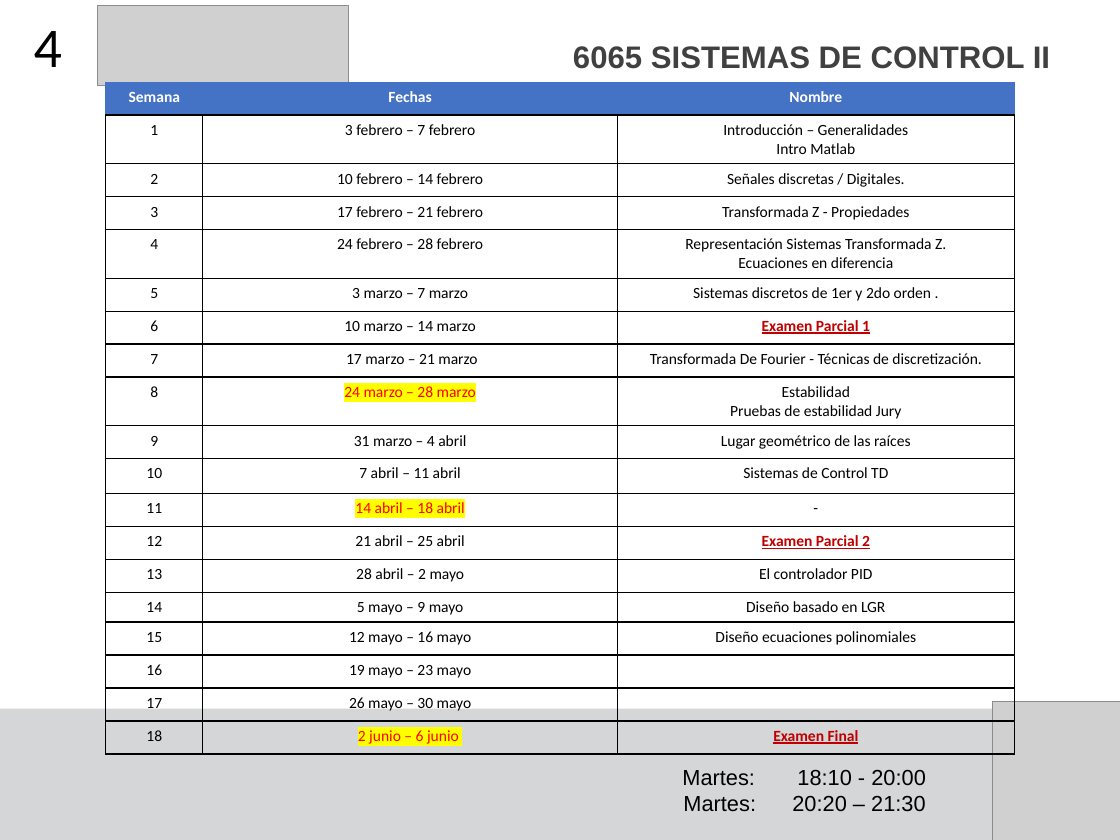
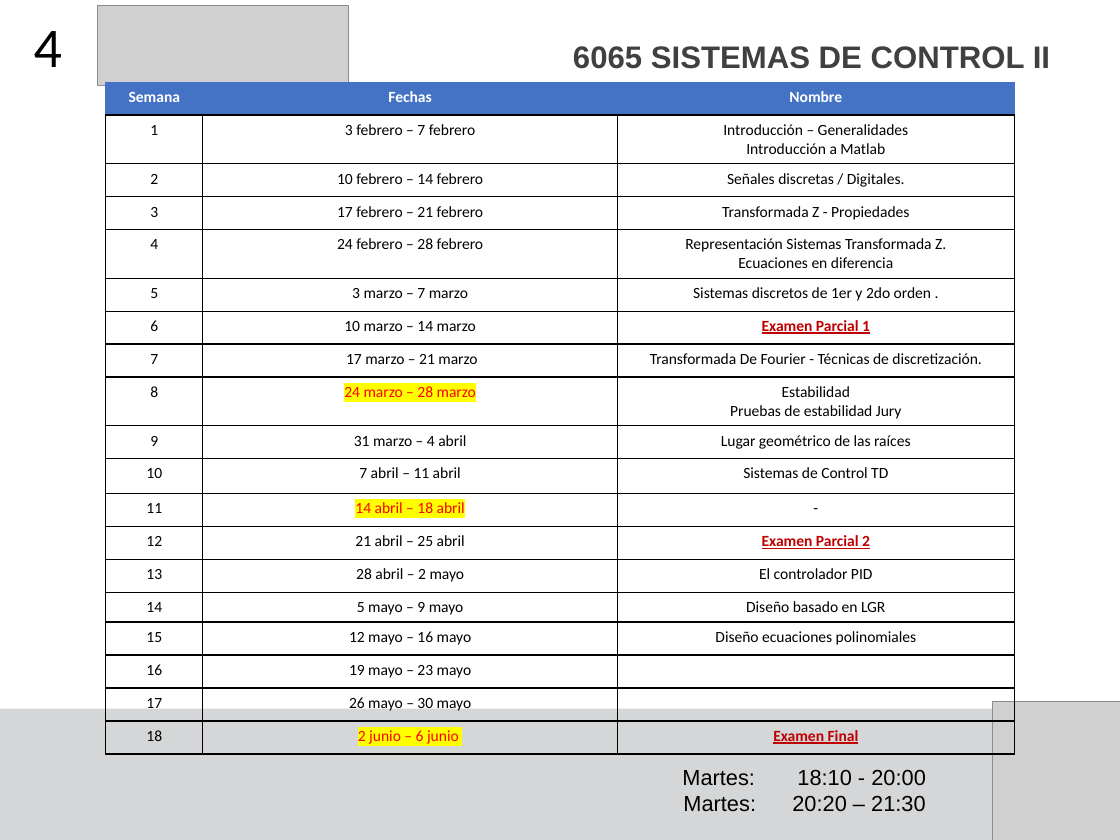
Before and after one commit to F4bian1012/Sistemas-de-Control-II---Ingenier-a-Mecatr-nica, a slide deck: slide 4 of Sesión_0/Introducción.pptx. Drawn at 1120x840 pixels with LibreOffice and Linux fonts; fonts in the diff are those of the drawing; grey boxes stand for pictures. Boxes give left, top, right and bottom in pixels: in the first picture for what was removed or moved away, otherwise in the second. Text is boxed around its words. In the diff, an @@ line names an element or a change of style, - is before the commit and + after.

Commit message:
actualización sesión 0 / Introducción a Matlab

```diff
--- a/Sesión_0/Introducción.pptx
+++ b/Sesión_0/Introducción.pptx
@@ table at (105, 82, 1014, 754) @@
-row 2, column 3: Introducción – Generalidades / Intro Matlab
+row 2, column 3: Introducción – Generalidades / Introducción a Matlab
```
Also in this commit, not shown: 2 other slides changed, 1 other file.
